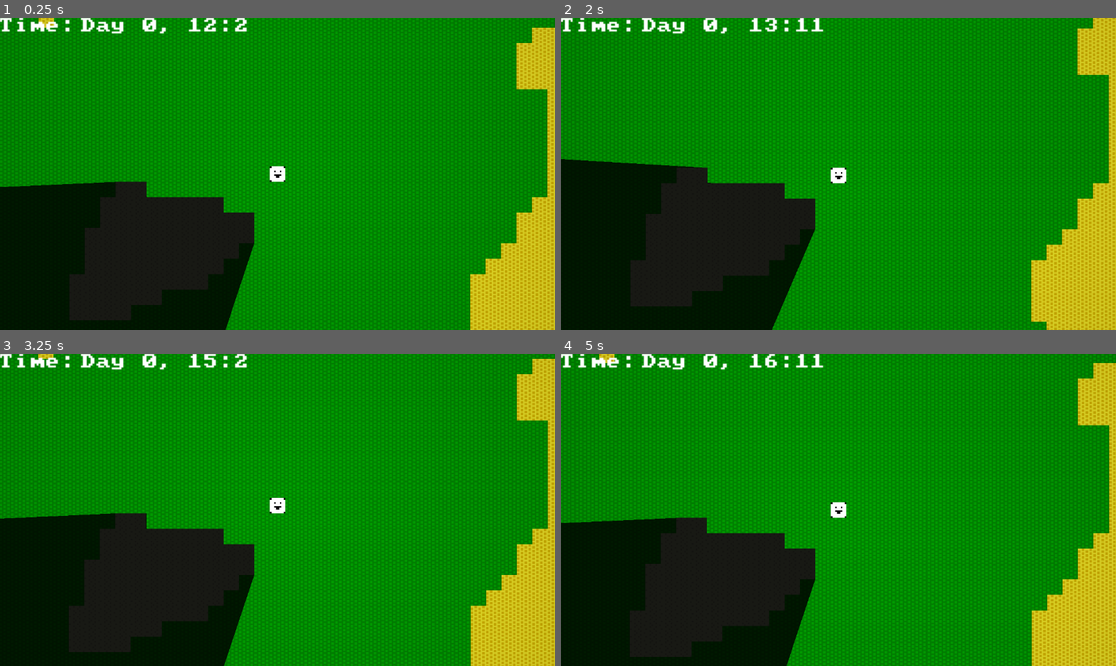
Above: before the commit, frames 1-4 (two rows, left to right).
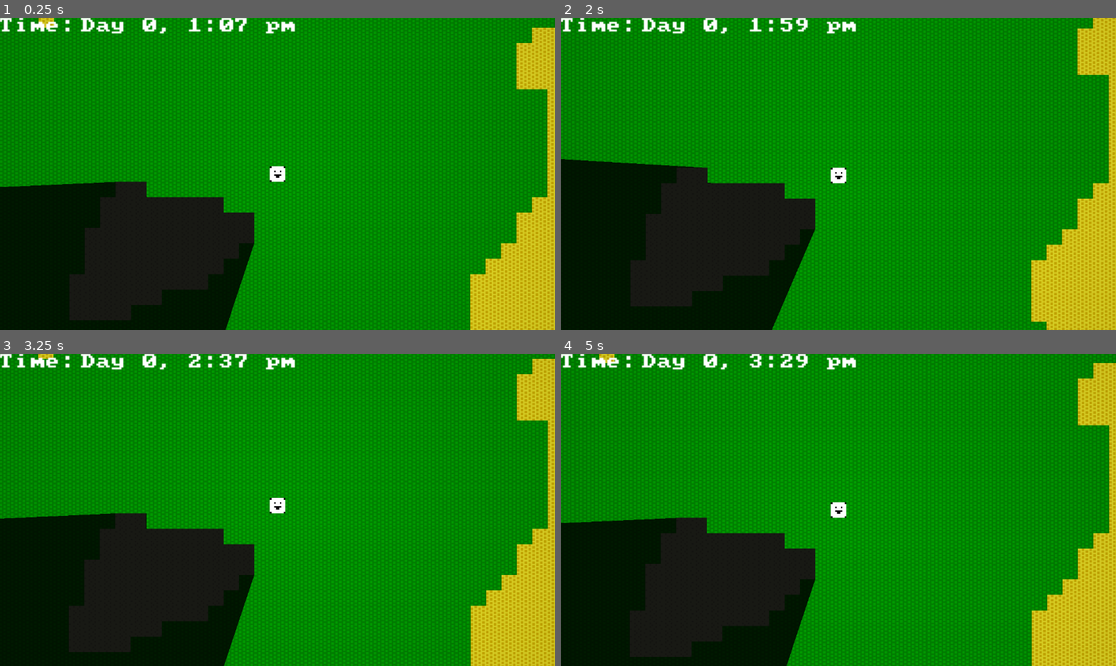
Above: after the commit, the same moments.

Repository: treytomes/rogue-lite
Game: Godot game, scene res://main.tscn
Same seed, same stepped clock (60 frames per second), same inputs: the game is played once before the commit and once after it.
Inputs (mouse positions are in pixels of both pictures, inside the frame that each line leads up to):
- Up to frame 1 (0.25 s): no input
- Up to frame 2 (2 s): move the mouse to (960, 158) at 0.52 s; hold D (move_east) 0.53-1.28 s; hold Mouse wheel up (zoom_in) 0.53-1.28 s; move the mouse to (727, 189) at 1.27 s; hold S (move_south) from 1.28 s (still down); tap Mouse wheel down (zoom_out) at 1.35 s
- Up to frame 3 (3.25 s): move the mouse to (333, 441) at 2.02 s; release S (move_south) at 2.03 s; hold D (move_east) 2.03-2.78 s; hold Mouse wheel up (zoom_in) 2.03-2.78 s; move the mouse to (249, 572) at 2.77 s; hold W (move_north) from 2.78 s (still down); tap Mouse wheel down (zoom_out) at 2.85 s
- Up to frame 4 (5 s): move the mouse to (1005, 556) at 3.52 s; release W (move_north) at 3.53 s; hold Mouse wheel up (zoom_in) 3.53-4.28 s; hold A (move_west) from 3.53 s (still down); move the mouse to (672, 463) at 4.27 s; tap Mouse wheel down (zoom_out) at 4.35 s

The runs differ from the first frame. In frame 1, 0.4% of the frame differs, in the area x 36-54%, y 0-6%; in frame 2, 0.4%; in frame 3, 0.4%; in frame 4, 0.5%, in the area x 33-54%, y 0-6%.

Commit message:
fix: time and light calculations

Diff:
--- a/entities/player.gd
+++ b/entities/player.gd
@@ -23,7 +23,7 @@
 
 # Called every frame. 'delta' is the elapsed time since the previous frame.
 func _process(delta: float) -> void:
-	$LightArea.texture_scale = base_light_scale + (1 - sin(Globals.world_time.fract_day * PI))
+	$LightArea.texture_scale = base_light_scale + sin(Globals.world_time.fract_day * PI)
 
 	if can_move(direction):
 		move(direction)
--- a/globals.gd
+++ b/globals.gd
@@ -2,9 +2,9 @@
 
 
 const HOURS_PER_DAY: int = 24
-const MINUTES_PER_HOUR: int = 12
+const MINUTES_PER_HOUR: int = 60
 const WORLD_TIME_START: int = 12
-const WORLD_TIME_UPDATE_SCALE: float = 1
+const WORLD_TIME_UPDATE_SCALE: float = 0.5
 
 
 class WorldTime:
@@ -21,12 +21,13 @@
 	var minutes: int:
 		get:
 			var frac_hours = self.total_hours - floor(self.total_hours)
-			var hours = self.hours + frac_hours
 			return int(frac_hours * MINUTES_PER_HOUR)
 
 	var fract_day: float:
 		get:
-			return self.hours / HOURS_PER_DAY
+			var frac_hours = self.total_hours - floor(self.total_hours)
+			var hours = self.hours + frac_hours
+			return hours / HOURS_PER_DAY
 
 	func _init():
 		self.reset()
@@ -35,13 +36,17 @@
 		self.total_hours = 0
 
 	func update(delta: float):
-		self.total_hours += delta
+		self.total_hours += delta * WORLD_TIME_UPDATE_SCALE
 
 	func _to_string():
-		return "Day {days}, {hours}:{minutes}".format({
+		var is_morning = hours < 12
+		var visible_hours = self.hours if is_morning else self.hours - 11
+
+		return "Day {days}, {hours}:{minutes} {ampm}".format({
 			"days": self.days,
-			"hours": self.hours,
-			"minutes": self.minutes,
+			"hours": visible_hours,
+			"minutes": "%02d" % self.minutes,
+			"ampm": "am" if is_morning else "pm",
 		})
 
 
